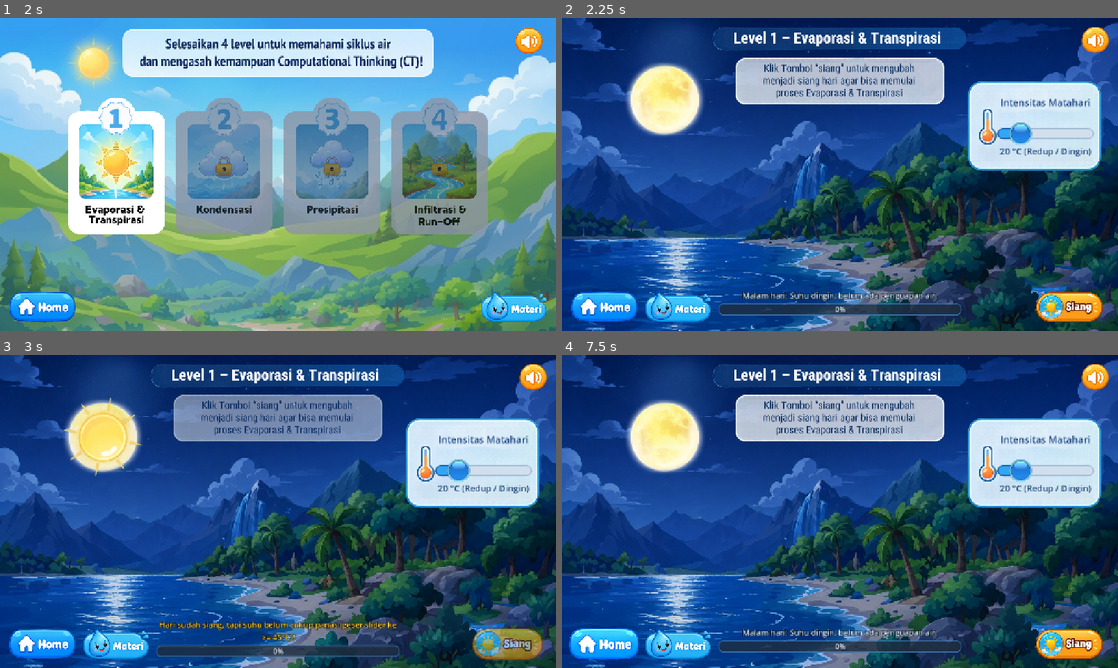
Above: before the commit, frames 1-4 (two rows, left to right).
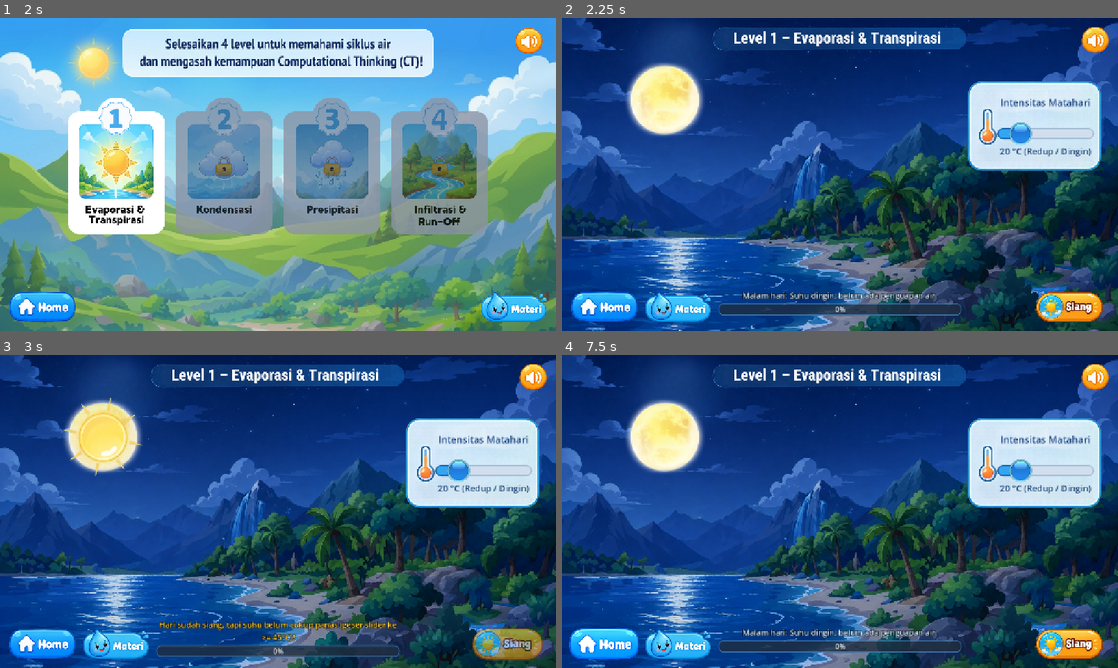
Above: after the commit, the same moments.

Repository: gigahidro/Game-Multimedia
Game: Godot game, scene res://scenes/main_menu.tscn
Same seed, same stepped clock (60 frames per second), same inputs: the game is played once before the commit and once after it.
Inputs (mouse positions are in pixels of both pictures, inside the frame that each line leads up to):
- Up to frame 1 (2 s): click (239, 255) at 0.5 s; click (222, 165) at 1.25 s
- Up to frame 2 (2.25 s): click (678, 165) at 2 s
- Up to frame 3 (3 s): click (505, 642) at 2.75 s
- Up to frame 4 (7.5 s): click (606, 642) at 3.5 s; click (678, 502) at 4.25 s; click (678, 642) at 5 s; click (1079, 642) at 5.75 s; click (1079, 642) at 6.5 s; click (606, 642) at 7.25 s

Frame 1 is identical in both runs. In frame 2, 5.4% of the frame differs, in the area x 31-69%, y 12-28%; in frame 3, 5.3%; in frame 4, 5.4%.

Commit message:
fix(ui): hide legacy baked guide boxes in Level 1 and Level 2 for clean immersive gameplay

Diff:
--- a/program/scenes/levels/level_1_evaporasi.tscn
+++ b/program/scenes/levels/level_1_evaporasi.tscn
@@ -186,6 +186,7 @@
 stretch_mode = 5
 
 [node name="PanduanMalam" type="TextureRect" parent="UI"]
+visible = false
 layout_mode = 0
 offset_left = 390.0
 offset_top = 90.0
--- a/program/scenes/levels/level_2_kondensasi.tscn
+++ b/program/scenes/levels/level_2_kondensasi.tscn
@@ -108,6 +108,7 @@
 stretch_mode = 5
 
 [node name="Panduan" type="TextureRect" parent="UI"]
+visible = false
 layout_mode = 0
 offset_left = 330.0
 offset_top = 90.0
--- a/program/scripts/level_1.gd
+++ b/program/scripts/level_1.gd
@@ -43,6 +43,8 @@
 	hud.set_help_instruction("Misi Dekomposisi: Temukan kombinasi kondisi alam yang tepat agar air laut & pohon bisa menguap!")
 
 	progress_bar.value = 0.0
+	panduan_malam.visible = false
+	panduan_siang.visible = false
 	panel_suhu_card.visible = true
 	panel_suhu_card.modulate.a = 1.0
 	btn_transisi_siang.visible = true
@@ -216,18 +218,10 @@
 	t.tween_property(bg_siang, "modulate:a", 1.0, 1.2).set_trans(Tween.TRANS_CUBIC)
 	t.tween_property(bulan, "modulate:a", 0.0, 0.8).set_trans(Tween.TRANS_CUBIC)
 	t.tween_property(matahari, "modulate:a", 1.0, 1.2).set_trans(Tween.TRANS_CUBIC)
-	t.tween_property(panduan_malam, "modulate:a", 0.0, 0.5)
 	t.tween_property(btn_transisi_siang, "modulate:a", 0.0, 0.4)
 
 	await t.finished
-	panduan_malam.visible = false
 	btn_transisi_siang.visible = false
-
-	panduan_siang.visible = true
-	panduan_siang.modulate.a = 0.0
-
-	var t2 = create_tween()
-	t2.tween_property(panduan_siang, "modulate:a", 1.0, 0.6)
 
 func _on_evaporation_completed() -> void:
 	level_completed = true
